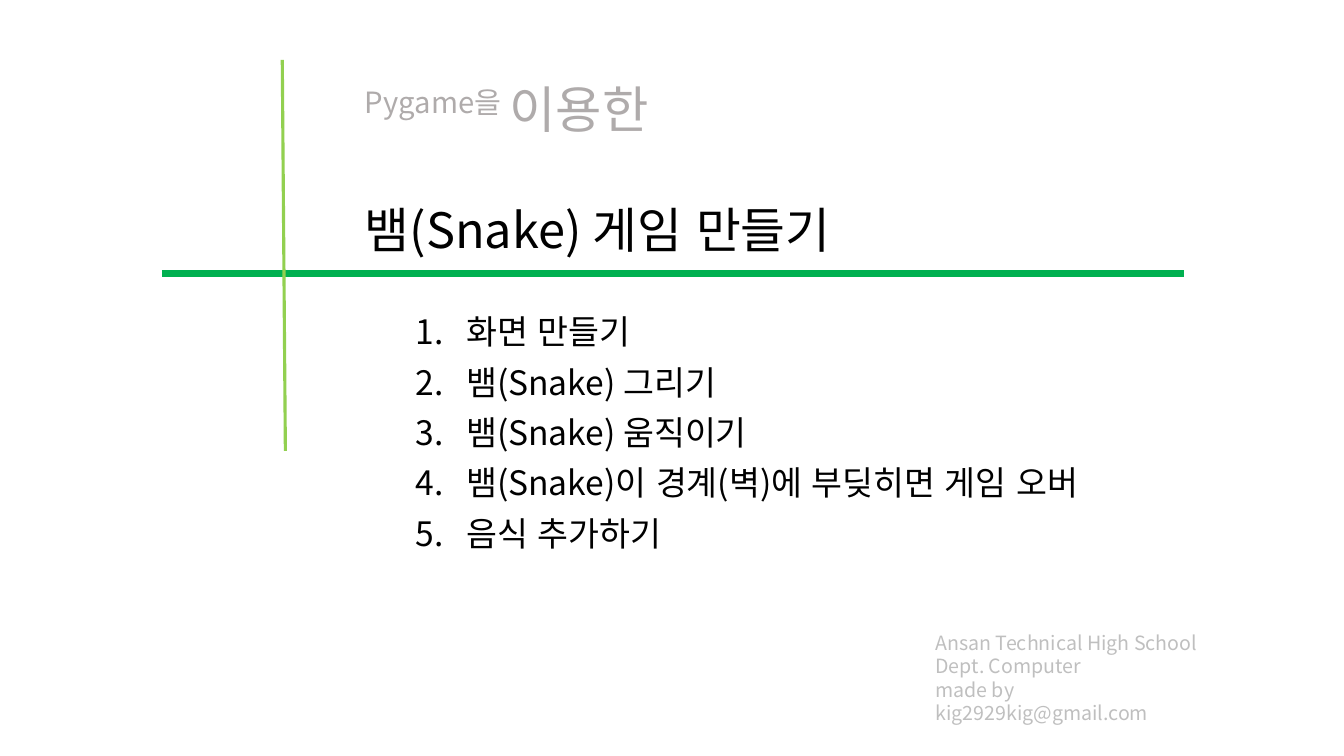
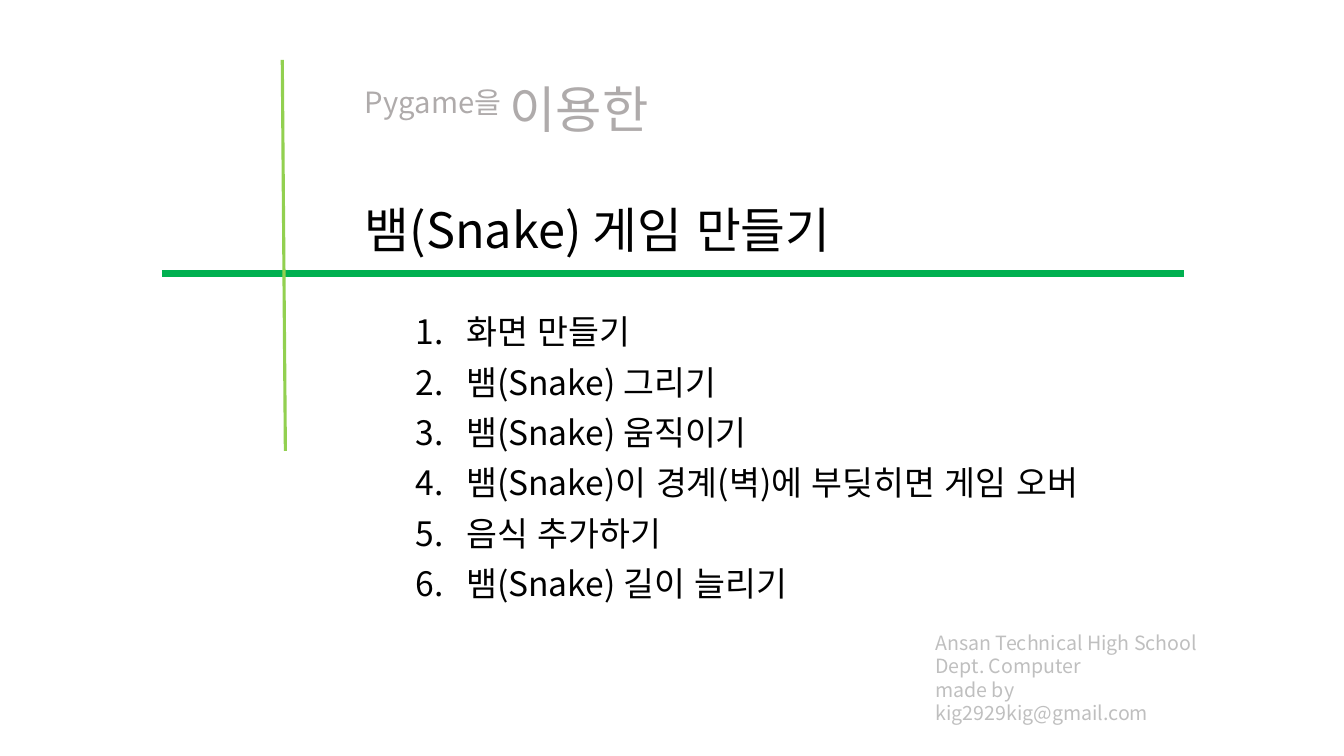
Before and after one commit to kig2929kig/ui, a slide deck: slide 1 of snake.pptx. Drawn at 1344x756 pixels with LibreOffice and Linux fonts; fonts in the diff are those of the drawing. Boxes give left, top, right and bottom in pixels: in the first picture for what was removed or moved away, otherwise in the second. Text is boxed around its words. In the diff, an @@ line names an element or a change of style, - is before the commit and + after.

```diff
--- a/snake.pptx
+++ b/snake.pptx
@@ subtitle at <box>466,568,787,603</box>: paragraph added @@
+6. 뱀(Snake) 길이 늘리기
```
Also in this commit, not shown: 8 slides added.
